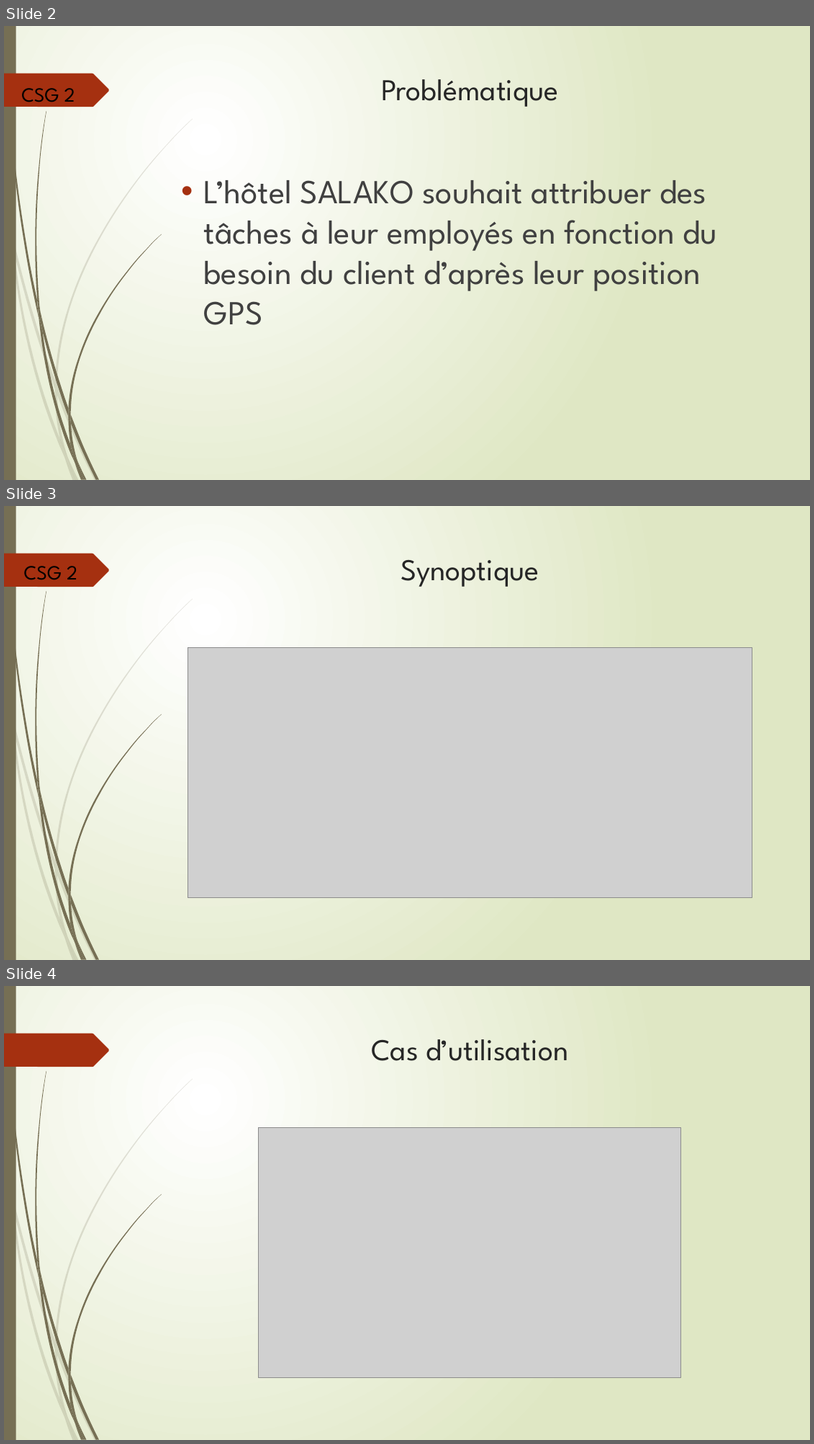
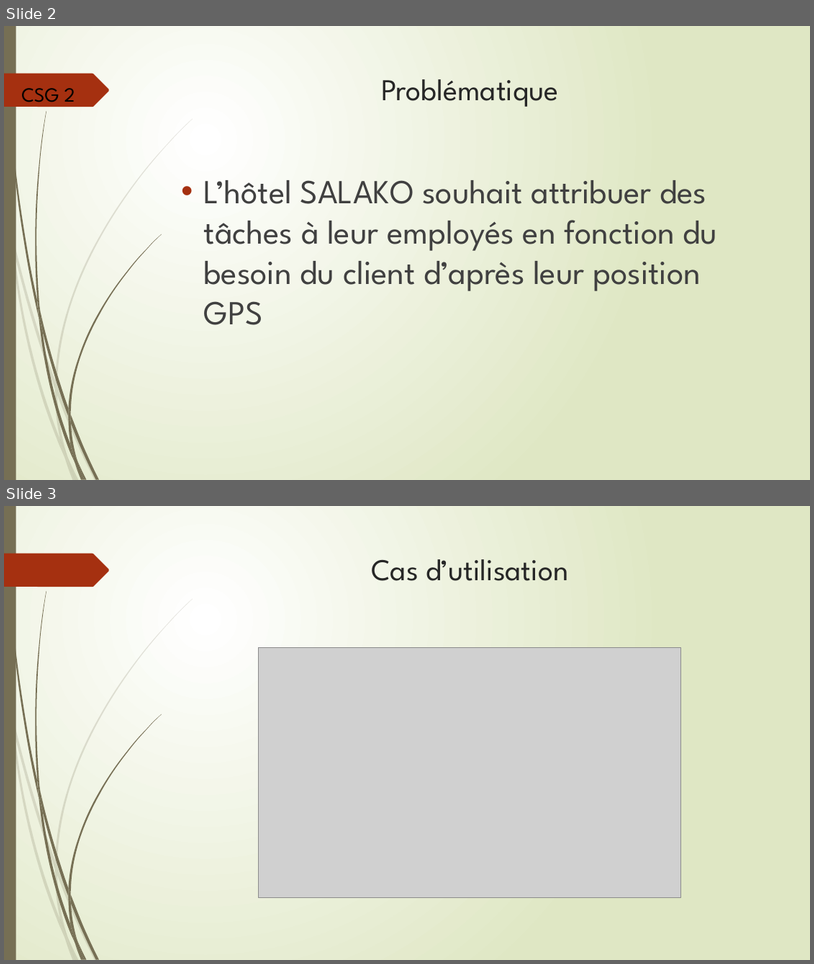
Before and after one commit to BtsSnirGpe/2020csg2, a slide deck: e3/doc/2020_csg2-PMT-E3-rev-1.pptx. Shown one above the other, each under a label of ours: slides 2, 3 and 4 before the commit, slides 2 and 3 after it. The pictures are 814x1444 and 814x964 pixels, drawn with LibreOffice and Linux fonts; fonts in the diff are those of the drawing; grey boxes stand for pictures. Boxes give left, top, right and bottom in pixels: in the first picture for what was removed or moved away, otherwise in the second. Text is boxed around its words. In the diff, an @@ line names an element or a change of style, - is before the commit and + after.

```diff
--- a/e3/doc/2020_csg2-PMT-E3-rev-1.pptx
+++ b/e3/doc/2020_csg2-PMT-E3-rev-1.pptx
@@ slide 3 removed at [4,506,810,960], background gradient #FFFFFF to #DFE8C4; not listed: 24 template elements that a slide beside it also shows @@
@@ text removed at [24,566,77,580] @@
-CSG 2
@@ title removed at [401,560,539,587] @@
-Synoptique
@@ picture removed at [188,647,753,897] @@
@@ what was slide 4 is now slide 3 @@
```
Also in this commit, not shown: 3 slides changed, 1 slide added, 2 other files.
